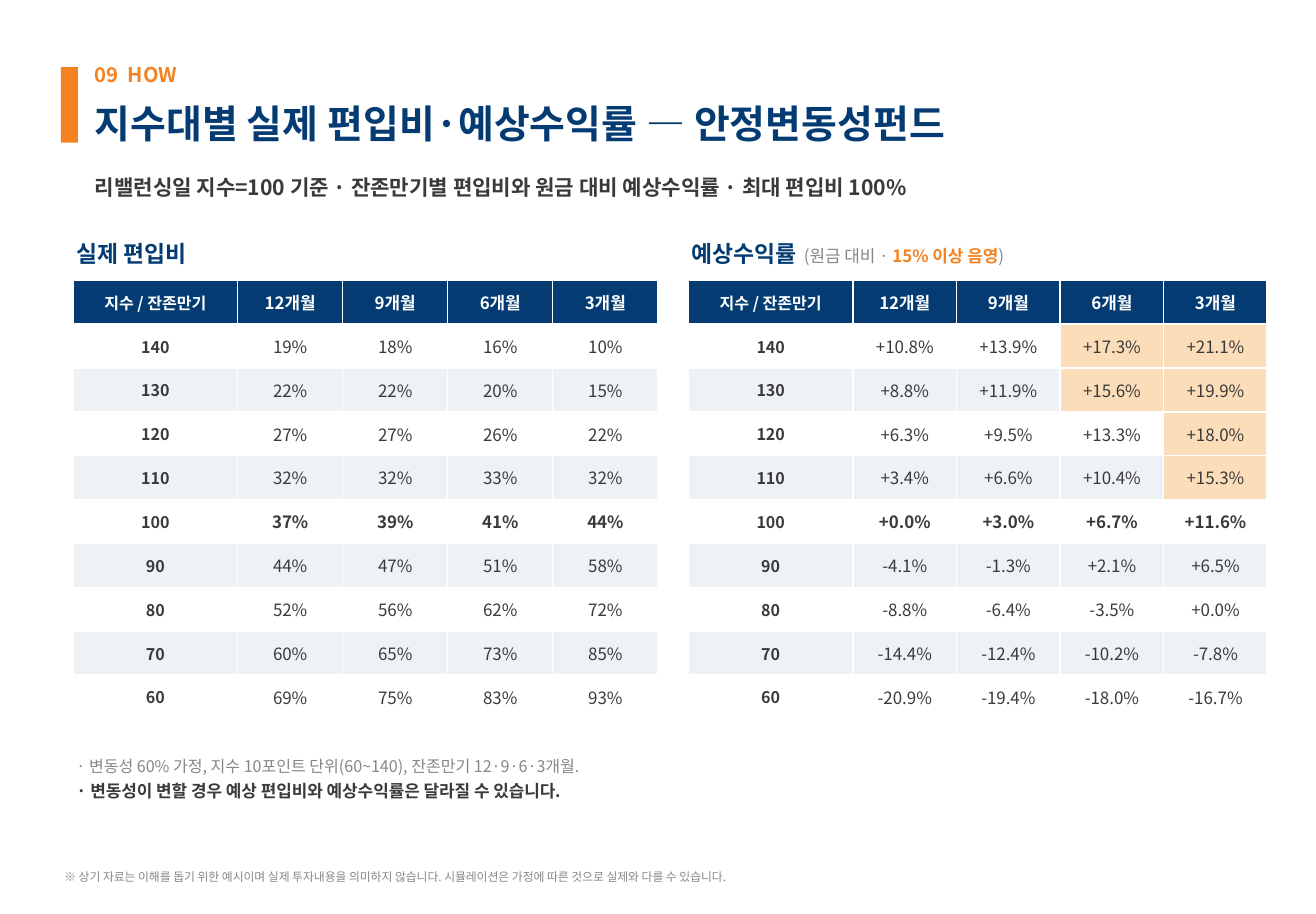
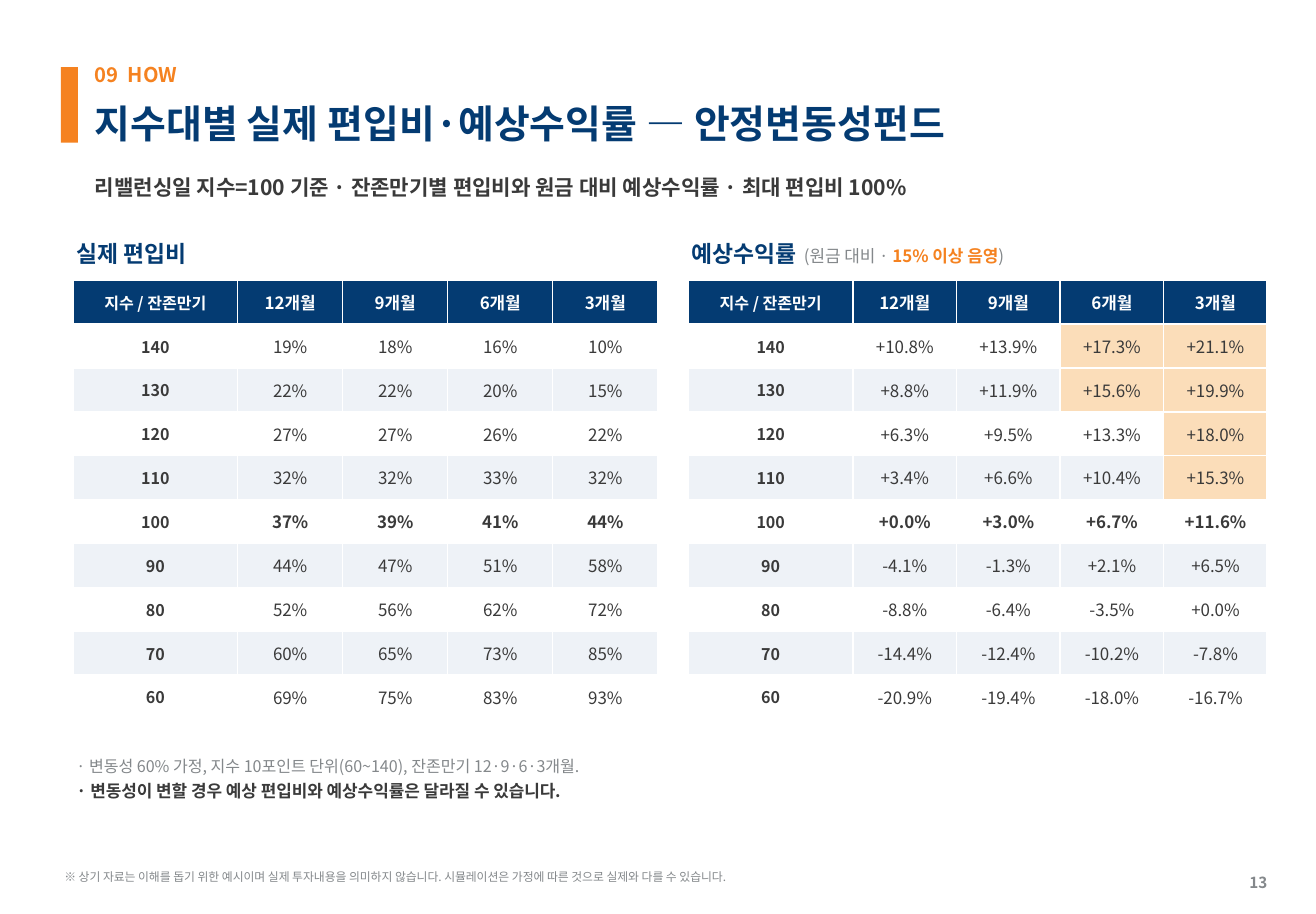
Before and after one commit to gamer383-bit/Volatility-Fund, a slide deck: slide 13 of 제안서/변동성하베스트펀드_AITop2_v1_20260715.pptx. Drawn at 1316x914 pixels with LibreOffice and Linux fonts; fonts in the diff are those of the drawing. Boxes give left, top, right and bottom in pixels: in the first picture for what was removed or moved away, otherwise in the second. Text is boxed around its words. In the diff, an @@ line names an element or a change of style, - is before the commit and + after.

```diff
--- a/제안서/변동성하베스트펀드_AITop2_v1_20260715.pptx
+++ b/제안서/변동성하베스트펀드_AITop2_v1_20260715.pptx
@@ text added at bbox=[1249, 876, 1267, 888], 9 pt, text #84888B, bold @@
+13
```
Also in this commit, not shown: 1 other slide changed.
